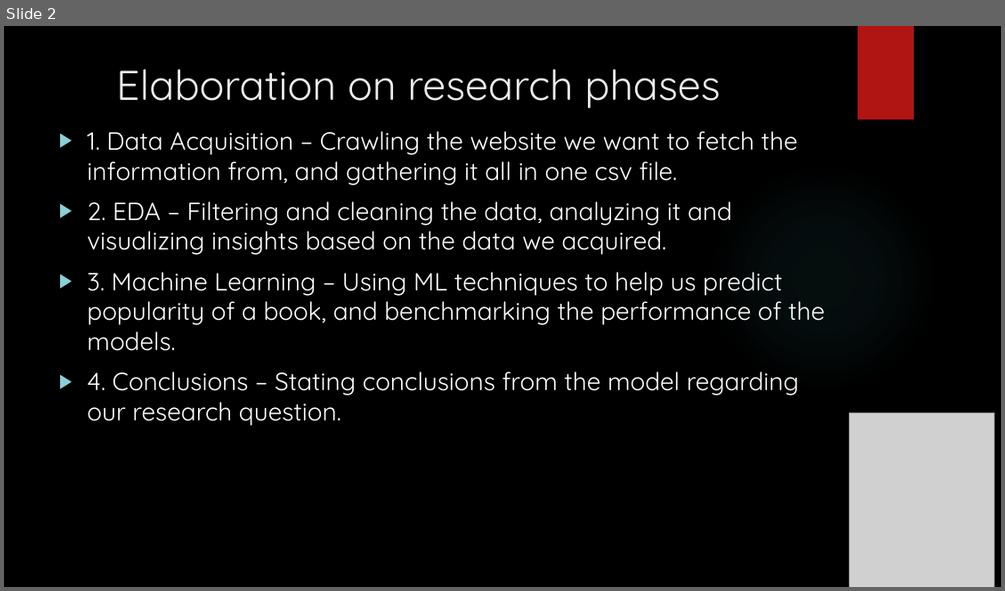
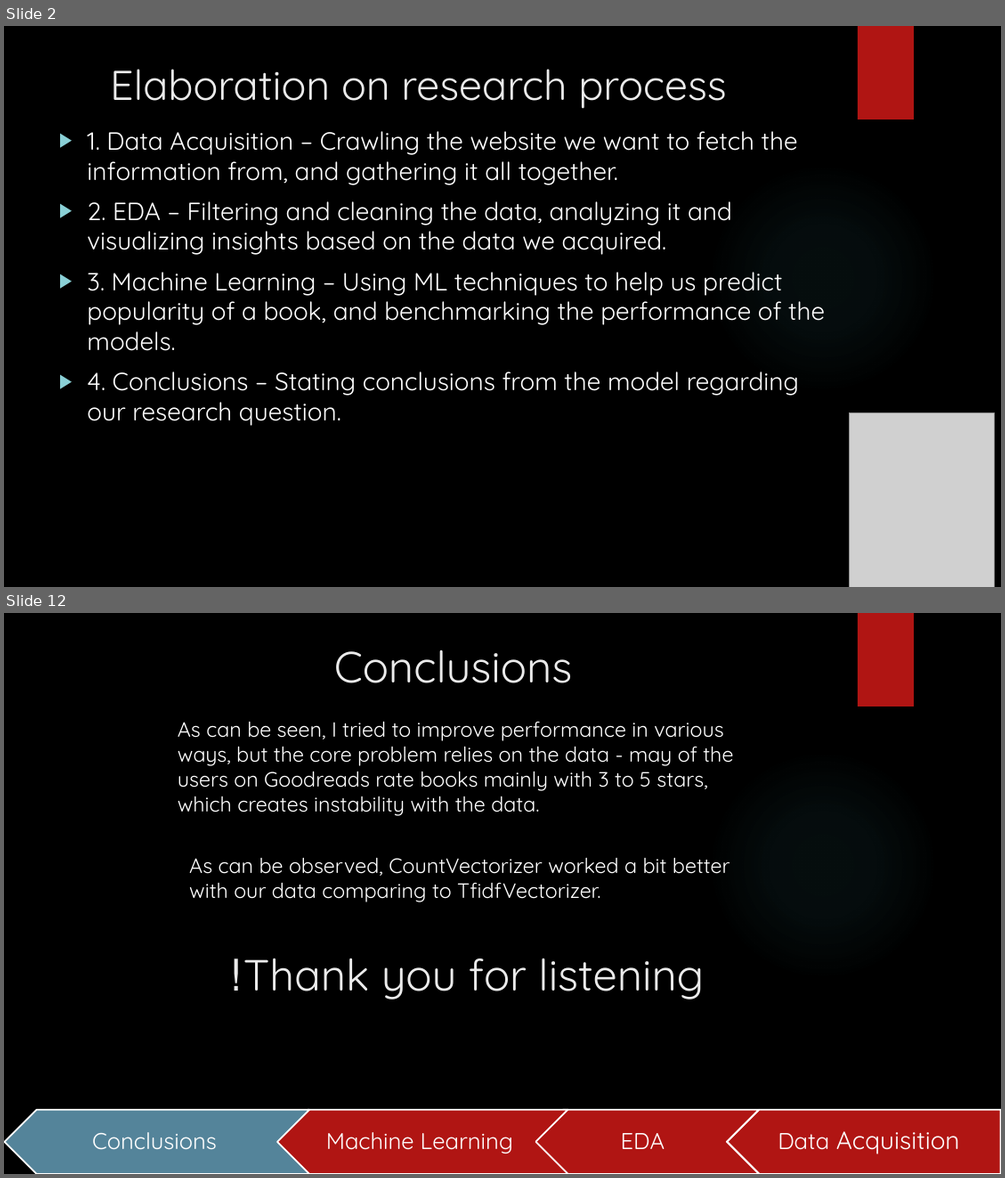
Before and after one commit to yaniv208/DataScienceProject, a slide deck: Books popularity prediction.pptx. Shown one above the other, each under a label of ours: slide 2 before the commit, slides 2 and 12 after it; the slides between them are not shown. The pictures are 1005x591 and 1005x1178 pixels, drawn with LibreOffice and Linux fonts; fonts in the diff are those of the drawing; grey boxes stand for pictures; background and template pictures are left out. Boxes give left, top, right and bottom in pixels: in the first picture for what was removed or moved away, otherwise in the second. Text is boxed around its words. In the diff, an @@ line names an element or a change of style, - is before the commit and + after.

```diff
--- a/Books popularity prediction.pptx
+++ b/Books popularity prediction.pptx
@@ slide 12 added at [4,613,1001,1174], background picture (left out); not listed: 2 template elements that a slide beside it also shows @@
@@ text added at [334,649,573,683], 42 pt, text #EBEBEB @@
+Conclusions
@@ text added at [178,721,733,816], 20 pt, text #FFFFFF @@
+As can be seen, I tried to improve performance in various ways, but the core problem relies on the data - may of the users on Goodreads rate books mainly with 3 to 5 stars, which creates instability with the data.
@@ text added at [189,858,730,902], 20 pt, text #FFFFFF @@
+As can be observed, CountVectorizer worked a bit better with our data comparing to TfidfVectorizer.
@@ text added at [243,957,704,999], 42 pt, text #EBEBEB @@
+Thank you for listening!
@@ chevron added at [4,1110,309,1174], fill #54849A, outline #FFFFFF 1.5 pt @@
@@ chevron added at [276,1110,568,1174], fill #B01513, outline #FFFFFF 1.5 pt @@
@@ chevron added at [531,1110,760,1174], fill #B01513, outline #FFFFFF 1.5 pt @@
@@ pentagon arrow added at [727,1110,1001,1174], fill #B01513, outline #FFFFFF 1.5 pt @@
@@ text added at [92,1132,217,1150], 22 pt, text #FFFFFF @@
+Conclusions
@@ text added at [326,1132,513,1153], 22 pt, text #FFFFFF @@
+Machine Learning
@@ text added at [621,1133,664,1149], 22 pt, text #FFFFFF @@
+EDA
@@ text added at [777,1131,960,1154], 24 pt, text #FFFFFF @@
+Data Acquisition
@@ slide 2 changed as well @@
@@ title at [110,69,726,109]: text changed @@
-Elaboration on research phases
+Elaboration on research process
@@ text at [87,131,798,185]: text changed @@
-▶ 1. Data Acquisition – Crawling the website we want to fetch the information from, and gathering it all in one csv file.
+▶ 1. Data Acquisition – Crawling the website we want to fetch the information from, and gathering it all together.
```
Also in this commit, not shown: 4 other slides changed, 6 other slides added, 3 other files.
